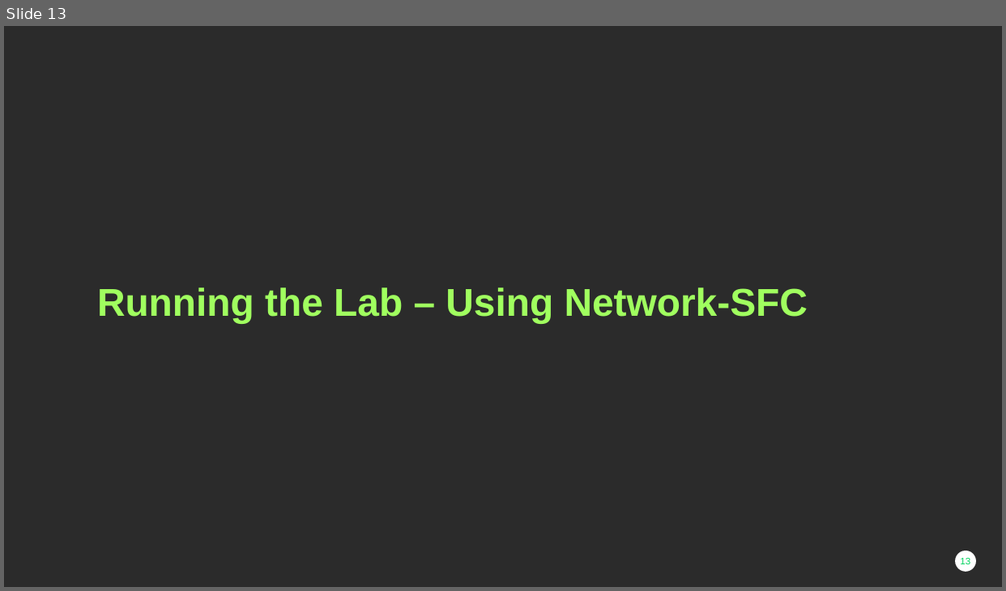
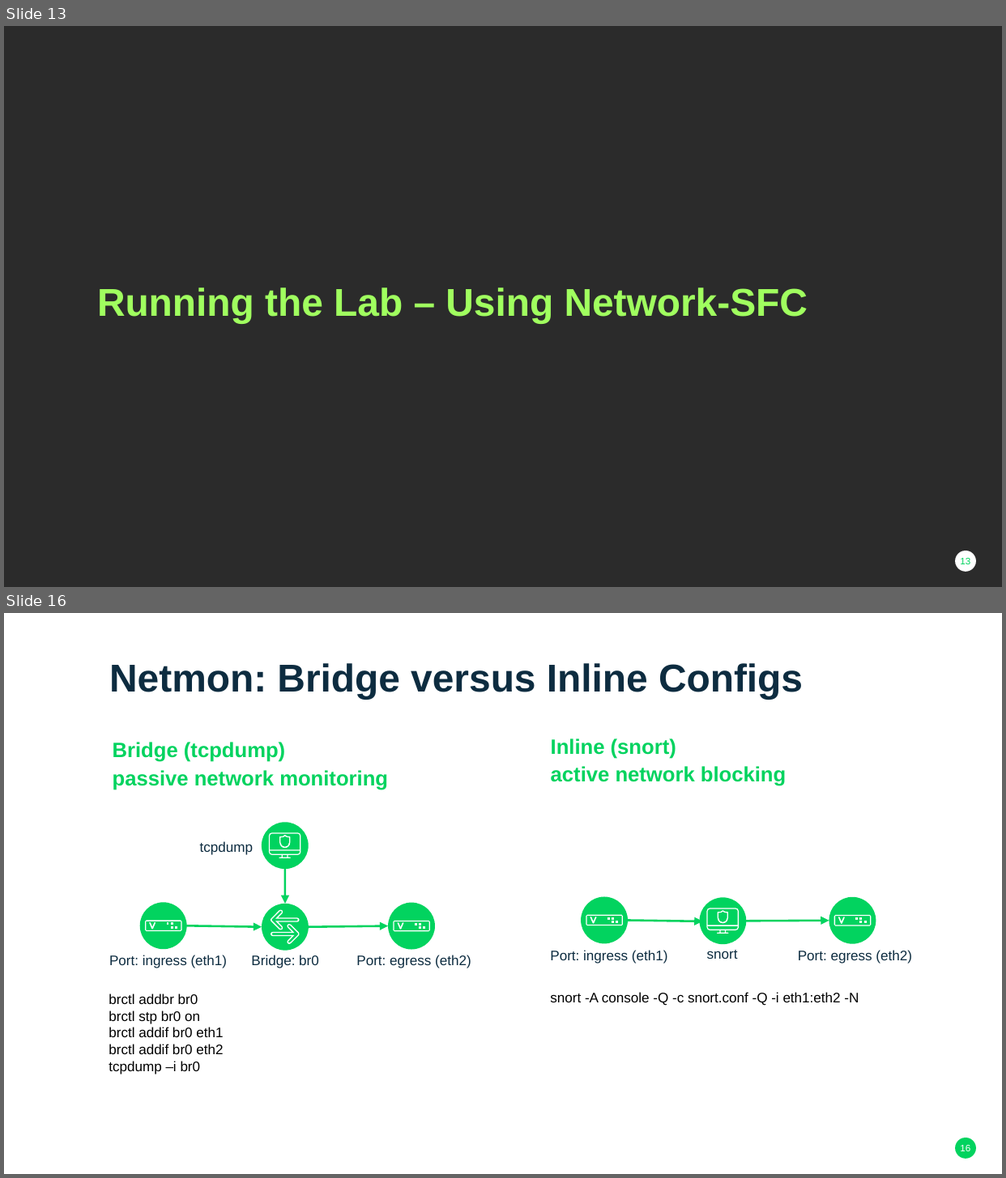
Before and after one commit to OpenStackSanDiego/SecurityServiceChains, a slide deck: Virtualized Security Functions - SUSE Format.pptx. Shown one above the other, each under a label of ours: slide 13 before the commit, slides 13 and 16 after it; the slides between them are not shown. The pictures are 1006x591 and 1006x1178 pixels, drawn with LibreOffice and Linux fonts; fonts in the diff are those of the drawing; background and template pictures are left out; a plain dark background stands for a picture behind light text. Boxes give left, top, right and bottom in pixels: in the first picture for what was removed or moved away, otherwise in the second. Text is boxed around its words. In the diff, an @@ line names an element or a change of style, - is before the commit and + after.

```diff
--- a/Virtualized Security Functions - SUSE Format.pptx
+++ b/Virtualized Security Functions - SUSE Format.pptx
@@ slide 16 added at <box>4,613,1002,1174</box>, background #FFFFFF @@
@@ title added at <box>109,663,803,699</box>, 28 pt, text #0D2C40, bold @@
+Netmon: Bridge versus Inline Configs
@@ text added at <box>113,742,388,790</box>, 15 pt, text #02D35F, bold @@
+Bridge (tcpdump)
+passive network monitoring
@@ text added at <box>551,739,786,786</box>, 15 pt, text #02D35F, bold @@
+Inline (snort)
+active network blocking
@@ freeform shape added at <box>262,823,309,870</box>, fill #00D35F @@
@@ text added at <box>200,841,253,855</box>, 10 pt, text #0D2C40 @@
+tcpdump
@@ freeform shape added at <box>268,833,300,858</box>, fill #FFFFFF @@
@@ freeform shape added at <box>279,835,291,848</box>, fill #FFFFFF @@
@@ arrow added from (285, 870) to (285, 904), #02D35F 1.5 pt @@
@@ freeform shape added at <box>262,904,309,950</box>, fill #02D35F @@
@@ freeform shape added at <box>700,897,747,944</box>, fill #00D35F @@
@@ group added at <box>140,902,186,949</box>: 7 freeform shapes @@
@@ arrow added from (186, 926) to (262, 927), #02D35F 1.5 pt @@
@@ freeform shape added at <box>270,924,300,944</box>, fill #FFFFFF @@
@@ freeform shape added at <box>270,909,300,930</box>, fill #FFFFFF @@
@@ arrow added from (309, 927) to (388, 926), #02D35F 1.5 pt @@
@@ group added at <box>388,902,435,949</box>: 7 freeform shapes @@
@@ group added at <box>581,897,628,944</box>: 7 freeform shapes @@
@@ arrow added from (628, 920) to (702, 922), #02D35F 1.5 pt @@
@@ freeform shape added at <box>706,909,739,935</box>, fill #FFFFFF @@
@@ freeform shape added at <box>718,910,728,923</box>, fill #FFFFFF @@
@@ arrow added from (747, 922) to (829, 920), #02D35F 1.5 pt @@
@@ group added at <box>829,897,876,944</box>: 7 freeform shapes @@
@@ text added at <box>550,950,668,964</box>, 10 pt, text #0D2C40 @@
+Port: ingress (eth1)
@@ text added at <box>707,950,738,959</box>, 10 pt, text #0D2C40 @@
+snort
@@ text added at <box>798,950,912,964</box>, 10 pt, text #0D2C40 @@
+Port: egress (eth2)
@@ text added at <box>109,955,228,969</box>, 10 pt, text #0D2C40 @@
+Port: ingress (eth1)
@@ text added at <box>251,955,319,969</box>, 10 pt, text #0D2C40 @@
+Bridge: br0
@@ text added at <box>356,955,471,969</box>, 10 pt, text #0D2C40 @@
+Port: egress (eth2)
@@ text added at <box>108,994,223,1075</box>, 10 pt, text #000000 @@
+brctl addbr br0
+brctl stp br0 on
+brctl addif br0 eth1
+brctl addif br0 eth2
+tcpdump –i br0
@@ text added at <box>550,992,859,1006</box>, 10 pt, text #000000 @@
+snort -A console -Q -c snort.conf -Q -i eth1:eth2 -N
@@ page number added at <box>955,1138,976,1159</box>, fill #02D35F, 6.8 pt, text #FFFFFF @@
+16
```
Also in this commit, not shown: 7 slides changed.
